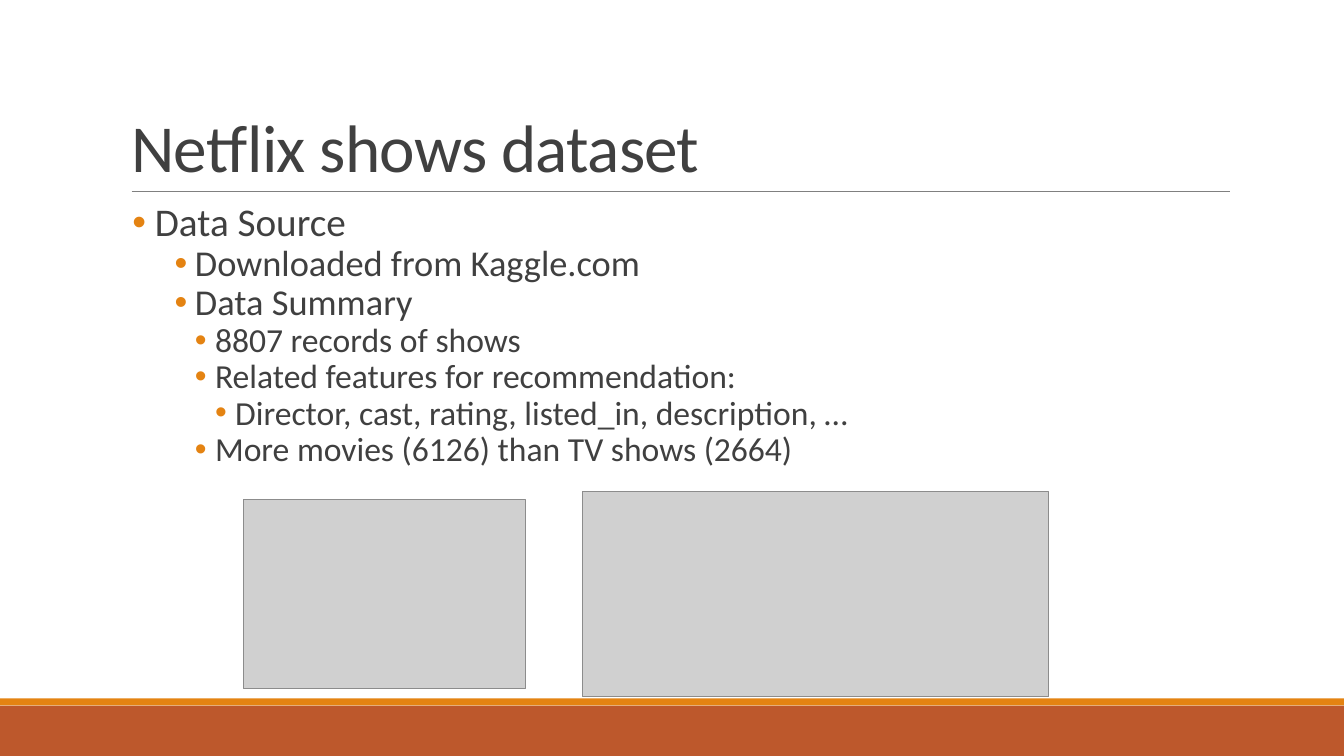
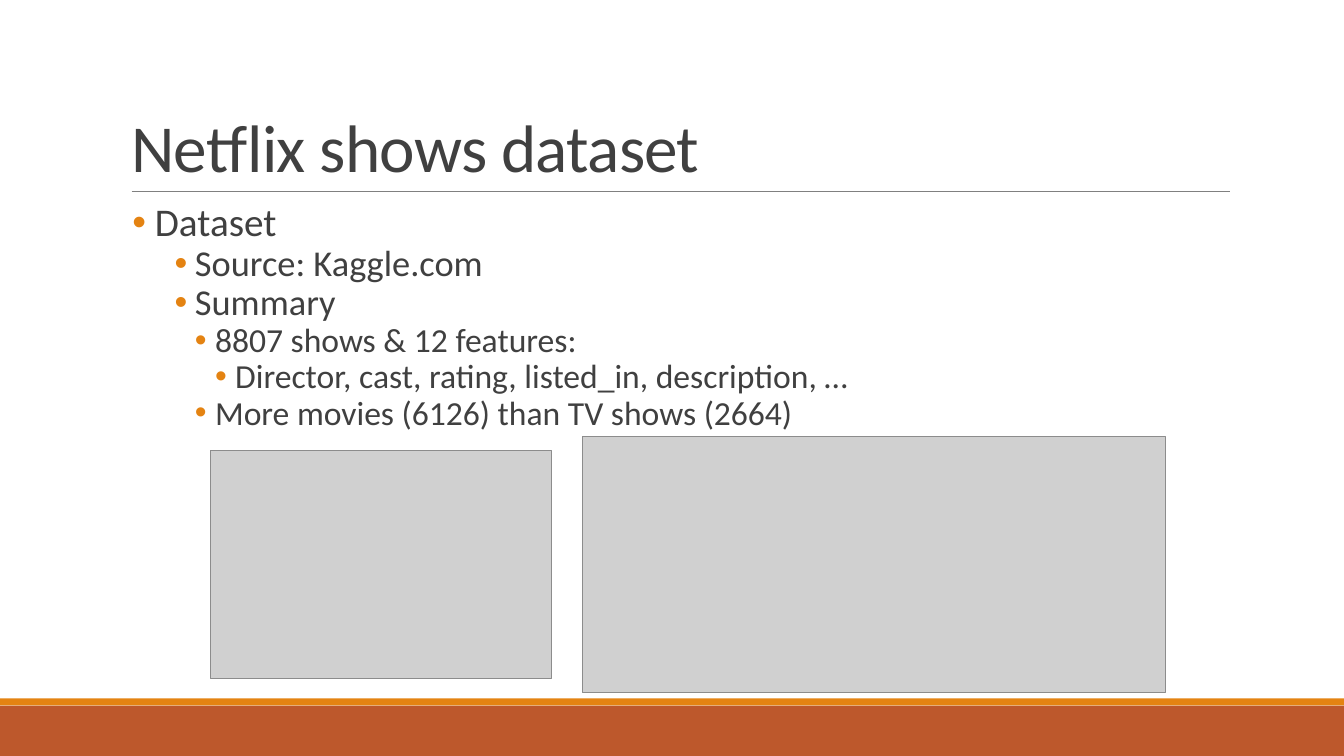
Before and after one commit to eegshou/proj5, a slide deck: slide 3 of Presentation_project5.pptx. Drawn at 1344x756 pixels with LibreOffice and Linux fonts; fonts in the diff are those of the drawing; grey boxes stand for pictures. Boxes give left, top, right and bottom in pixels: in the first picture for what was removed or moved away, otherwise in the second. Text is boxed around its words. In the diff, an @@ line names an element or a change of style, - is before the commit and + after.

```diff
--- a/Presentation_project5.pptx
+++ b/Presentation_project5.pptx
@@ text at [155,211,577,353]: text changed; size 24 to 26 pt @@
-• Data Source
-    • Downloaded from Kaggle.com
-    • Data Summary
-      • 8807 records of shows
-      • Related features for recommendation:
+• Dataset
+    • Source: Kaggle.com
+    • Summary
+      • 8807 shows & 12 features:
@@ picture: place and size @@
-picture at [583,492,1050,698]
+picture at [583,437,1166,693]
@@ picture: place and size @@
-picture at [243,500,526,689]
+picture at [211,451,552,679]
```
Also in this commit, not shown: 7 other slides changed, 1 slide removed, 1 other file.
